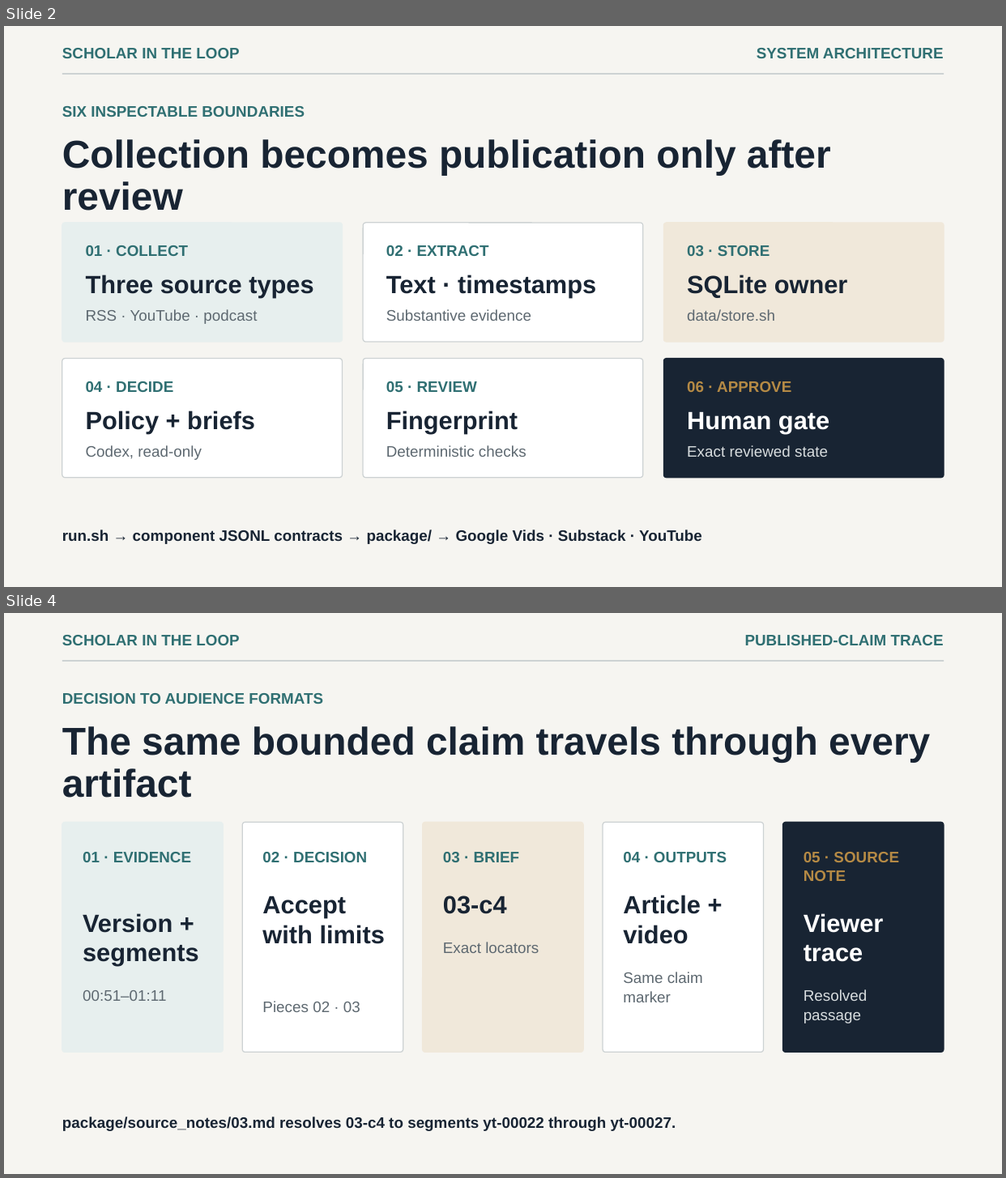
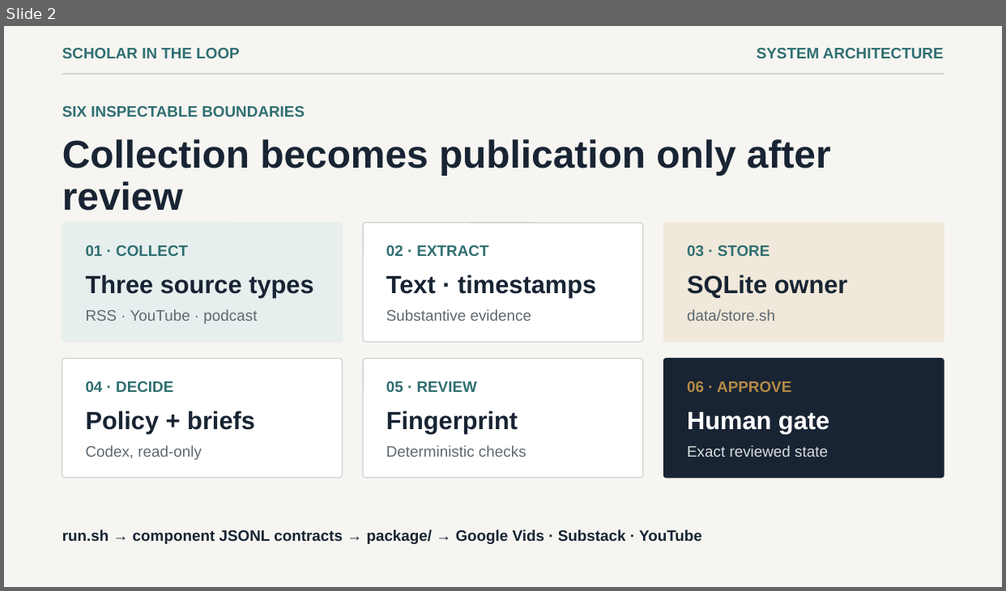
Before and after one commit to Zhekai-Li/ps04, a slide deck: runs/live-20261010T142614Z-b7aaa14e/package/technical_demo/technical-demo-human-recording.pptx. Shown one above the other, each under a label of ours: slides 2 and 4 before the commit, slide 2 after it; the slides between them are not shown. The pictures are 1006x1178 and 1006x591 pixels, drawn with LibreOffice and Linux fonts; fonts in the diff are those of the drawing. Boxes give left, top, right and bottom in pixels: in the first picture for what was removed or moved away, otherwise in the second. Text is boxed around its words. In the diff, an @@ line names an element or a change of style, - is before the commit and + after.

```diff
--- a/runs/live-20261010T142614Z-b7aaa14e/package/technical_demo/technical-demo-human-recording.pptx
+++ b/runs/live-20261010T142614Z-b7aaa14e/package/technical_demo/technical-demo-human-recording.pptx
@@ slide 4 removed at (4,613,1002,1174), background #F6F5F1 @@
@@ text removed at (62,635,239,645) @@
-SCHOLAR IN THE LOOP
@@ text removed at (745,635,944,645) @@
-PUBLISHED-CLAIM TRACE
@@ rectangle removed at (62,660,943,661) @@
@@ text removed at (62,693,323,704) @@
-DECISION TO AUDIENCE FORMATS
@@ text removed at (62,726,930,798) @@
-The same bounded claim travels through every artifact
@@ rounded rectangle removed at (62,823,223,1053) @@
@@ rounded rectangle removed at (242,823,403,1053) @@
@@ rounded rectangle removed at (422,823,583,1053) @@
@@ rounded rectangle removed at (603,823,764,1053) @@
@@ rounded rectangle removed at (782,823,943,1053) @@
@@ text removed at (83,852,191,862) @@
-01 · EVIDENCE
@@ text removed at (262,852,367,862) @@
-02 · DECISION
@@ text removed at (443,852,519,862) @@
-03 · BRIEF
@@ text removed at (623,852,727,862) @@
-04 · OUTPUTS
@@ text removed at (803,852,899,881) @@
-05 · SOURCE NOTE
@@ text removed at (262,896,385,944) @@
-Accept with limits
@@ text removed at (443,896,507,914) @@
-03-c4
@@ text removed at (623,895,701,944) @@
-Article + video
@@ text removed at (83,914,199,966) @@
-Version + segments
@@ text removed at (803,914,884,962) @@
-Viewer trace
@@ text removed at (443,942,539,953) @@
-Exact locators
@@ text removed at (623,972,703,1003) @@
-Same claim marker
@@ text removed at (83,990,166,1001) @@
-00:51–01:11
@@ text removed at (262,1001,360,1012) @@
-Pieces 02 · 03
@@ text removed at (803,990,867,1024) @@
-Resolved passage
@@ text removed at (62,1117,676,1131) @@
-package/source_notes/03.md resolves 03-c4 to segments yt-00022 through yt-00027.
```
Also in this commit, not shown: 3 slides added, 2 other slides removed, 1 other file.
